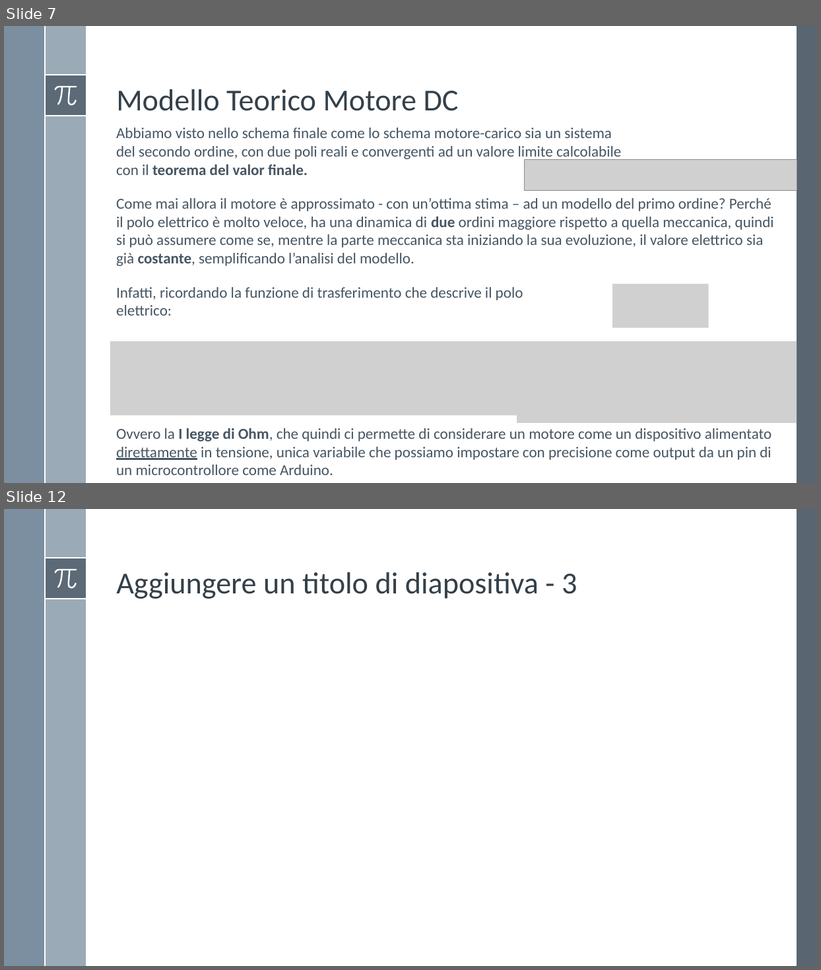
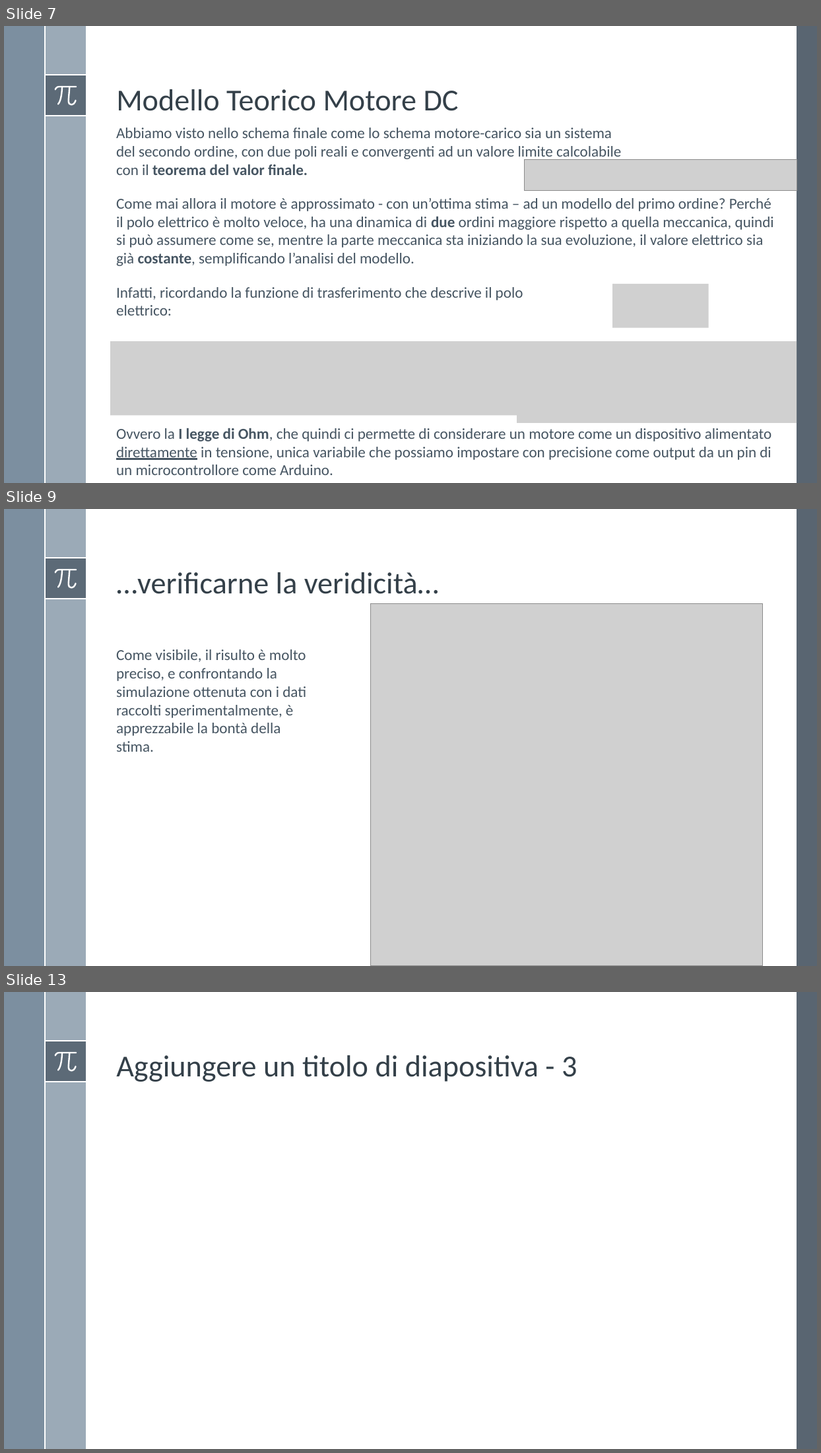
Before and after one commit to Alfystar/mv-Project, a slide deck: 00_Relazione/Modello e identificazione di un motore DC/Modello e identificazione di un motore DC.pptx. Shown one above the other, each under a label of ours: slides 7 and 12 before the commit, slides 7, 9 and 13 after it; the slides between them are not shown. The pictures are 821x970 and 821x1453 pixels, drawn with LibreOffice and Linux fonts; fonts in the diff are those of the drawing; grey boxes stand for pictures. Boxes give left, top, right and bottom in pixels: in the first picture for what was removed or moved away, otherwise in the second. Text is boxed around its words. In the diff, an @@ line names an element or a change of style, - is before the commit and + after.

```diff
--- a/00_Relazione/Modello e identificazione di un motore DC/Modello e identificazione di un motore DC.pptx
+++ b/00_Relazione/Modello e identificazione di un motore DC/Modello e identificazione di un motore DC.pptx
@@ slide 9 added at (4,509,817,966), background #FFFFFF; not listed: 8 template elements that a slide beside it also shows @@
@@ title added at (116,572,439,594), 36 pt, text #35404A @@
+…verificarne la veridicità…
@@ picture added at (370,603,764,966) @@
@@ text added at (116,650,306,752), 18 pt, text #465562 @@
+Come visibile, il risulto è molto preciso, e confrontando la simulazione ottenuta con i dati raccolti sperimentalmente, è apprezzabile la bontà della stima.
@@ what was slide 12 is now slide 13 @@
```
Also in this commit, not shown: 2 slides changed, 2 other slides added, 2 slides removed, 9 other files.
